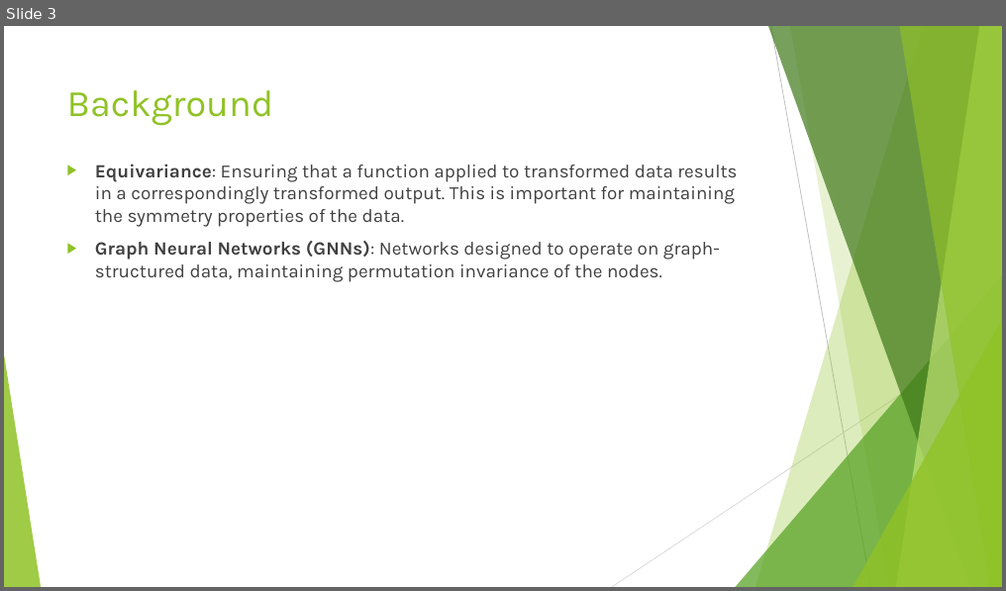
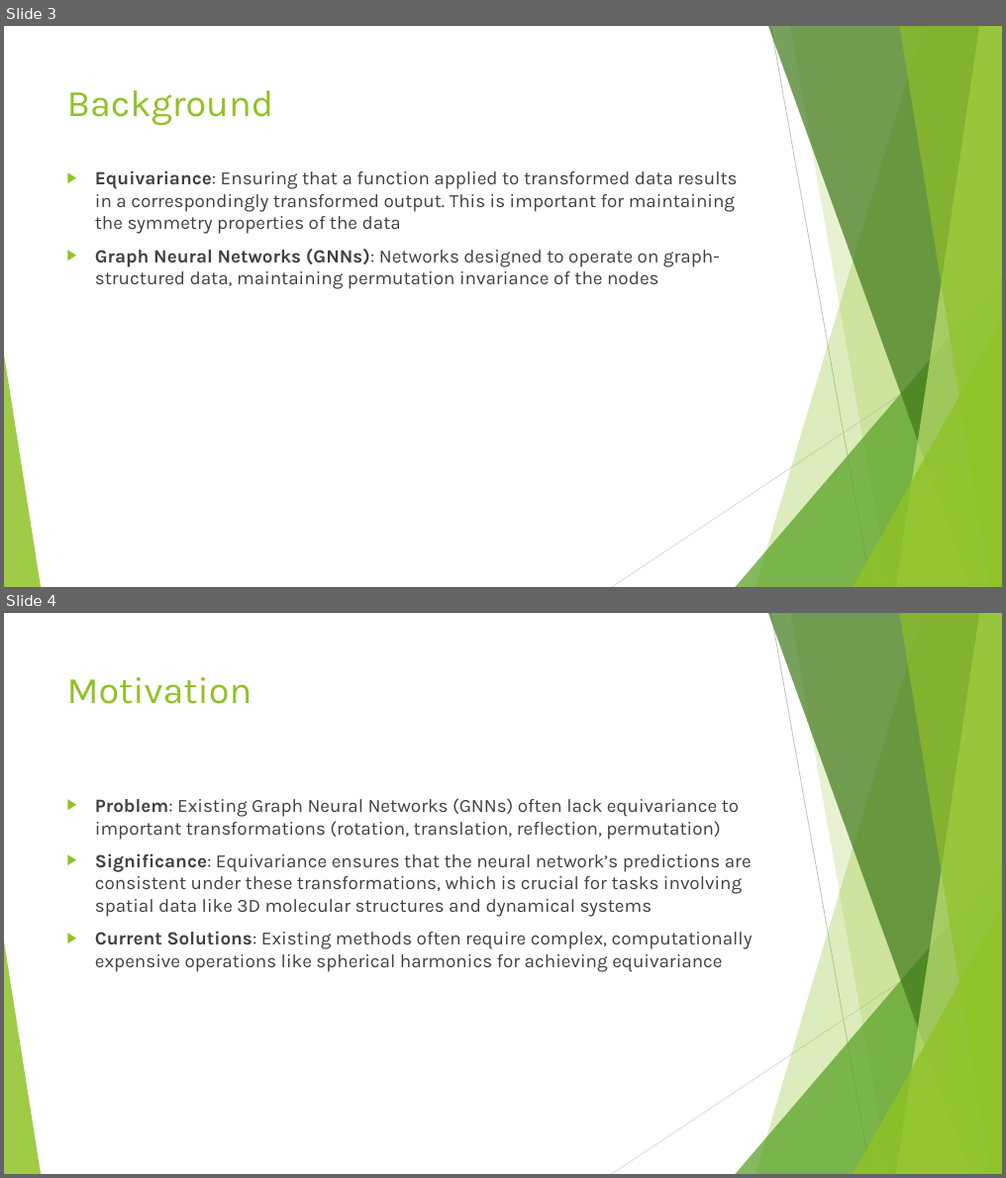
Before and after one commit to HoangTrang150302/AI_test, a slide deck: Task 1/#3 Presentation.pptx. Shown one above the other, each under a label of ours: slide 3 before the commit, slides 3 and 4 after it. The pictures are 1006x591 and 1006x1178 pixels, drawn with LibreOffice and Linux fonts; fonts in the diff are those of the drawing. Boxes give left, top, right and bottom in pixels: in the first picture for what was removed or moved away, otherwise in the second. Text is boxed around its words. In the diff, an @@ line names an element or a change of style, - is before the commit and + after.

```diff
--- a/Task 1/#3 Presentation.pptx
+++ b/Task 1/#3 Presentation.pptx
@@ slide 4 added at (x1=4, y1=613, x2=1002, y2=1174), background #FFFFFF; not listed: 10 template elements that a slide beside it also shows @@
@@ title added at (x1=67, y1=677, x2=252, y2=704), 36 pt, text #90C226 @@
+Motivation
@@ text added at (x1=95, y1=798, x2=752, y2=972), 18 pt, text #404040 @@
+▶ Problem: Existing Graph Neural Networks (GNNs) often lack equivariance to important transformations (rotation, translation, reflection, permutation)
+▶ Significance: Equivariance ensures that the neural network’s predictions are consistent under these transformations, which is crucial for tasks involving spatial data like 3D molecular structures and dynamical systems
+▶ Current Solutions: Existing methods often require complex, computationally expensive operations like spherical harmonics for achieving equivariance
@@ slide 3 changed as well @@
@@ text at (x1=95, y1=171, x2=737, y2=289): text changed @@
-▶ Equivariance: Ensuring that a function applied to transformed data results in a correspondingly transformed output. This is important for maintaining the symmetry properties of the data.
-▶ Graph Neural Networks (GNNs): Networks designed to operate on graph-structured data, maintaining permutation invariance of the nodes.
+▶ Equivariance: Ensuring that a function applied to transformed data results in a correspondingly transformed output. This is important for maintaining the symmetry properties of the data
+▶ Graph Neural Networks (GNNs): Networks designed to operate on graph-structured data, maintaining permutation invariance of the nodes
```
Also in this commit, not shown: 7 other slides changed, 1 other slide added, 19 other files.
